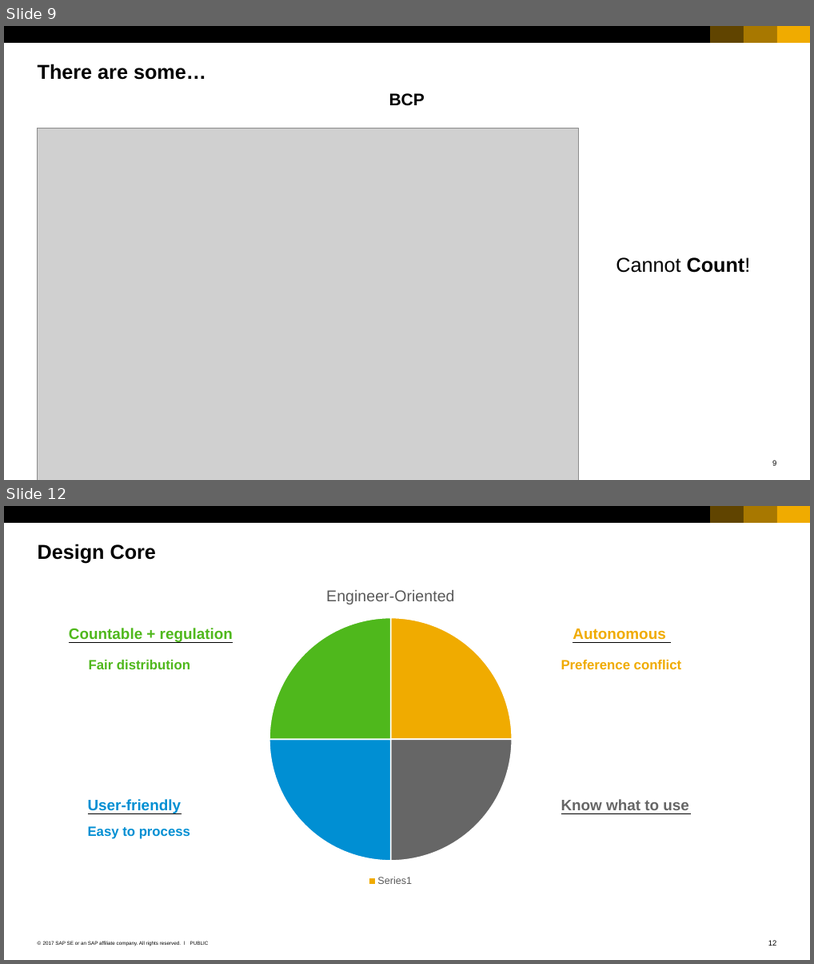
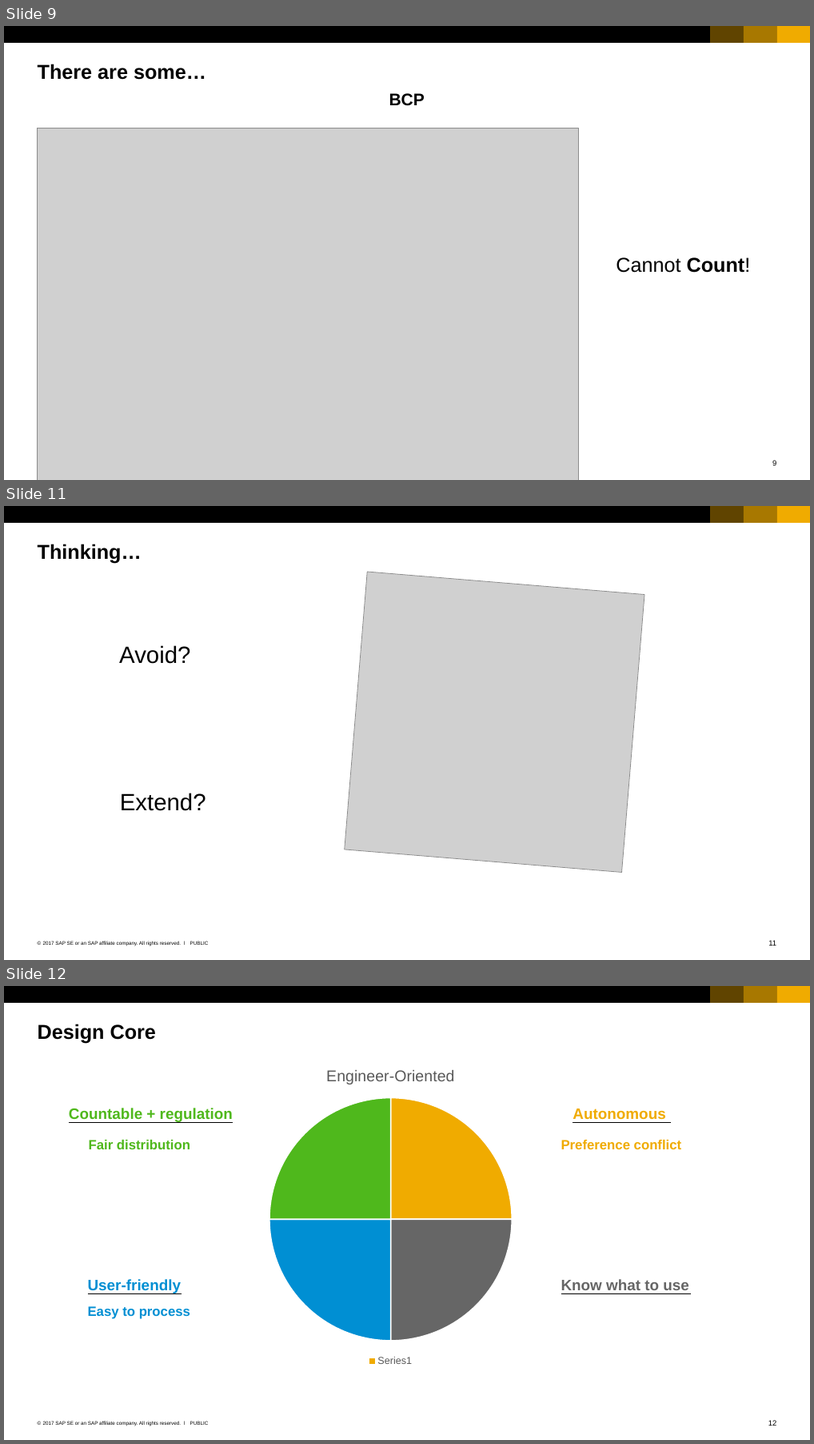
Before and after one commit to qianyilun/workload-calculator, a slide deck: SAP_2017_16x9_black_and_white.pptx. Shown one above the other, each under a label of ours: slides 9 and 12 before the commit, slides 9, 11 and 12 after it; the slides between them are not shown. The pictures are 814x964 and 814x1444 pixels, drawn with LibreOffice and Linux fonts; fonts in the diff are those of the drawing; grey boxes stand for pictures. Boxes give left, top, right and bottom in pixels: in the first picture for what was removed or moved away, otherwise in the second. Text is boxed around its words. In the diff, an @@ line names an element or a change of style, - is before the commit and + after.

```diff
--- a/SAP_2017_16x9_black_and_white.pptx
+++ b/SAP_2017_16x9_black_and_white.pptx
@@ slide 11 added at (4,506,810,960), background #FFFFFF; not listed: 7 template elements that a slide beside it also shows @@
@@ title added at (38,544,142,564), 24 pt, text #000000, bold @@
+Thinking…
@@ picture added at (344,572,644,872) @@
@@ text added at (119,645,190,664), 28 pt, text #000000 @@
+Avoid?
@@ text added at (120,792,206,811), 28 pt, text #000000 @@
+Extend?
```
Also in this commit, not shown: 2 slides changed, 4 other slides added, 10 slides removed, 24 other files.
